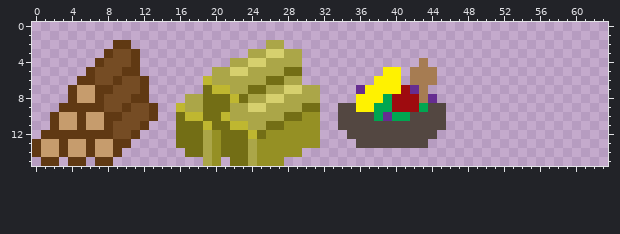
Two versions of one pixel-art sprite, images/resourceIcons.png. This is how it looked before the edit.
The file is 64x16 pixels.
Now the later version:
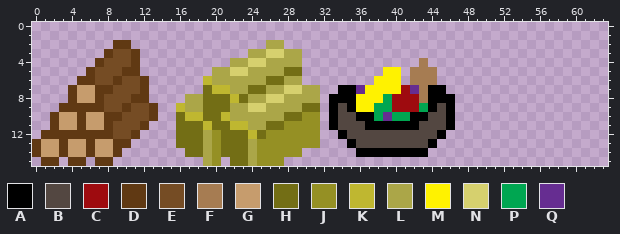
Palette (. is transparent): A #000000  B #534741  C #9e0b0f  D #603913  E #754c24  F #a67c52  G #c69c6d  H #736e15  J #959024  K #bfb730  L #aba648  M #fff200  N #d6d06e  P #00a651  Q #662d91
Message: added a black outline to the food resource icon for visual clarity
Difference:
The author put colour A in row 7 at x 34 to 35 and 44 to 45; in row 8 at x 33 to 35 and 45 to 46; in rows 9 to 11 at x 33 and 46; in row 12 at x 34 and 45; in row 13 at x 35 and 44; in row 14 at x 36 to 43.
Colour B becomes colour A in row 9 at x 35 and 44; in row 10 at x 36 to 37 and 42 to 43; in row 11 at x 37 to 42.
Colour Q becomes colour A in row 8 at x 44.
Changed places in both pictures, as pixel boxes (x1, y1, x2, y2):
changed: (329, 85, 455, 157)
